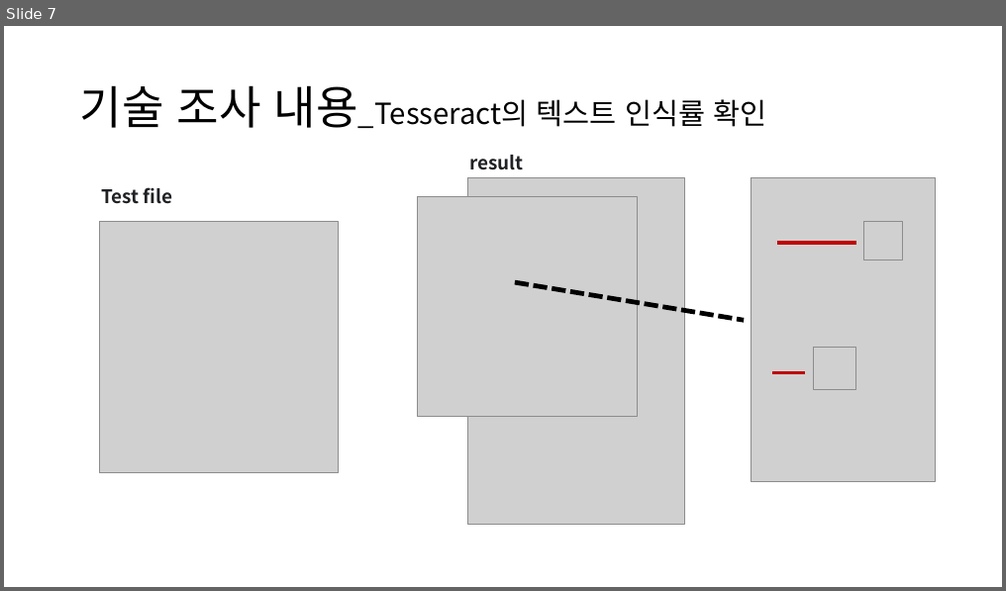
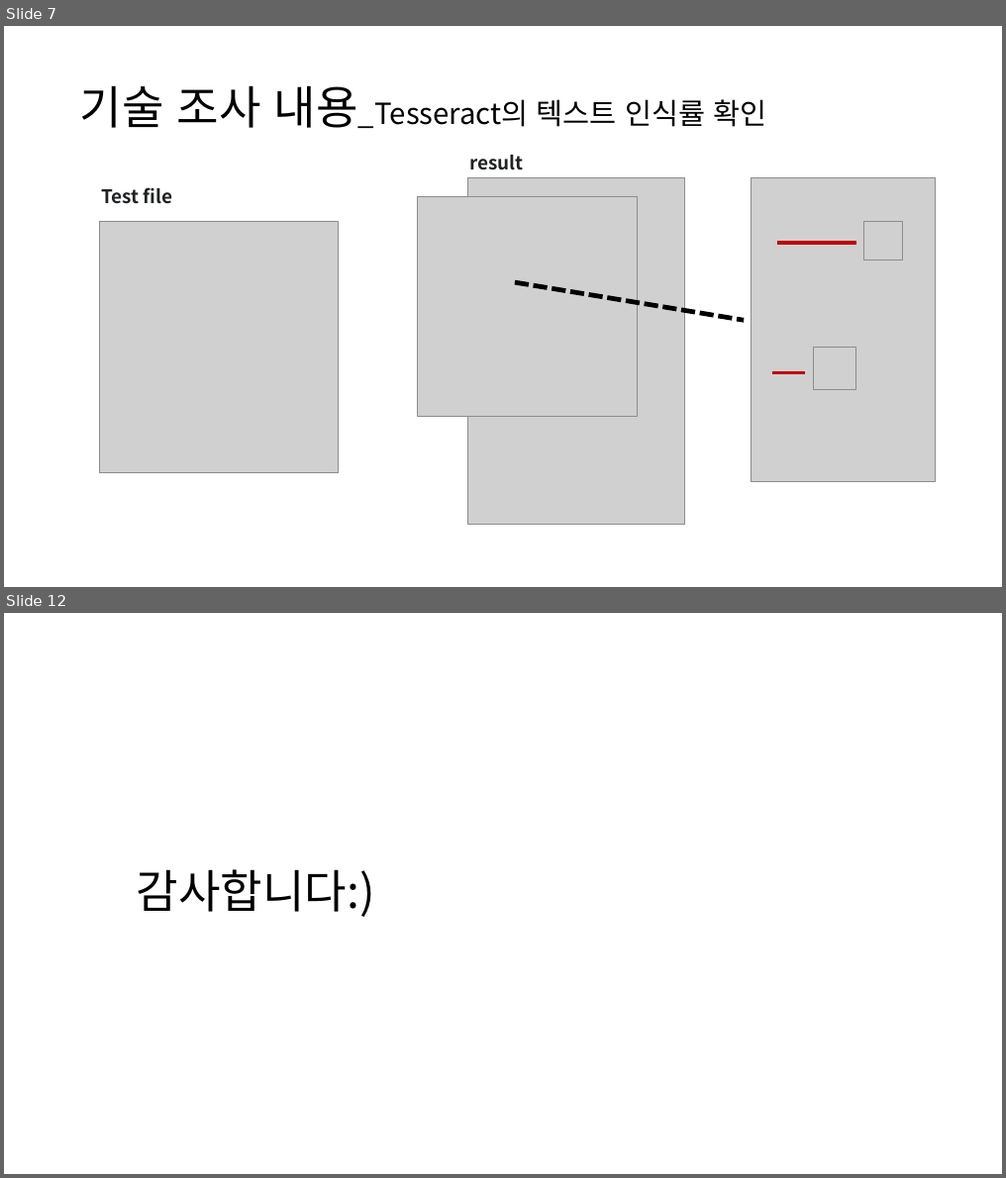
Before and after one commit to LumiereKANG/SW_development, a slide deck: ETC/프로젝트 제안서 7조.pptx. Shown one above the other, each under a label of ours: slide 7 before the commit, slides 7 and 12 after it; the slides between them are not shown. The pictures are 1006x591 and 1006x1178 pixels, drawn with LibreOffice and Linux fonts; fonts in the diff are those of the drawing; grey boxes stand for pictures. Boxes give left, top, right and bottom in pixels: in the first picture for what was removed or moved away, otherwise in the second. Text is boxed around its words. In the diff, an @@ line names an element or a change of style, - is before the commit and + after.

```diff
--- a/ETC/프로젝트 제안서 7조.pptx
+++ b/ETC/프로젝트 제안서 7조.pptx
@@ slide 12 added at [4,613,1002,1174], background #FFFFFF @@
@@ text added at [137,869,375,917], 44 pt, text #000000 @@
+감사합니다:)
```
Also in this commit, not shown: 7 slides changed, 2 slides removed.
